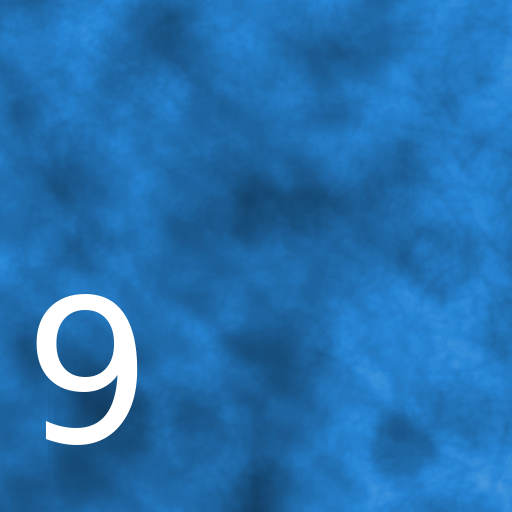
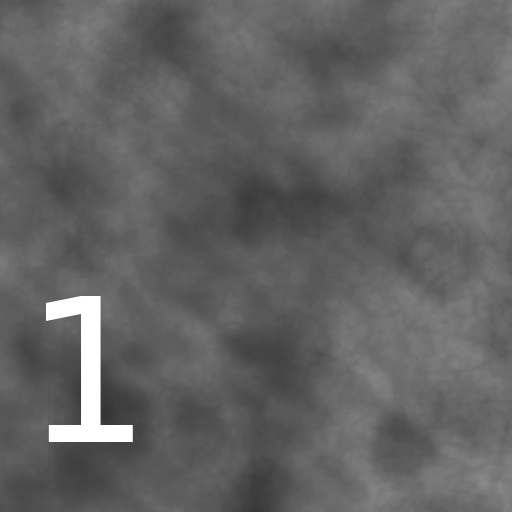
Revision of a layered 512 × 512 image; what changed, layer by layer:
hid group "9" (1 layers) over [left=36, top=294, right=138, bottom=445]
showed group "1" (1 layers) over [left=45, top=296, right=133, bottom=442]
added layer "unavailable" above "background" over [left=0, top=0, right=512, bottom=512]
hid "background" over [left=0, top=0, right=512, bottom=512]
